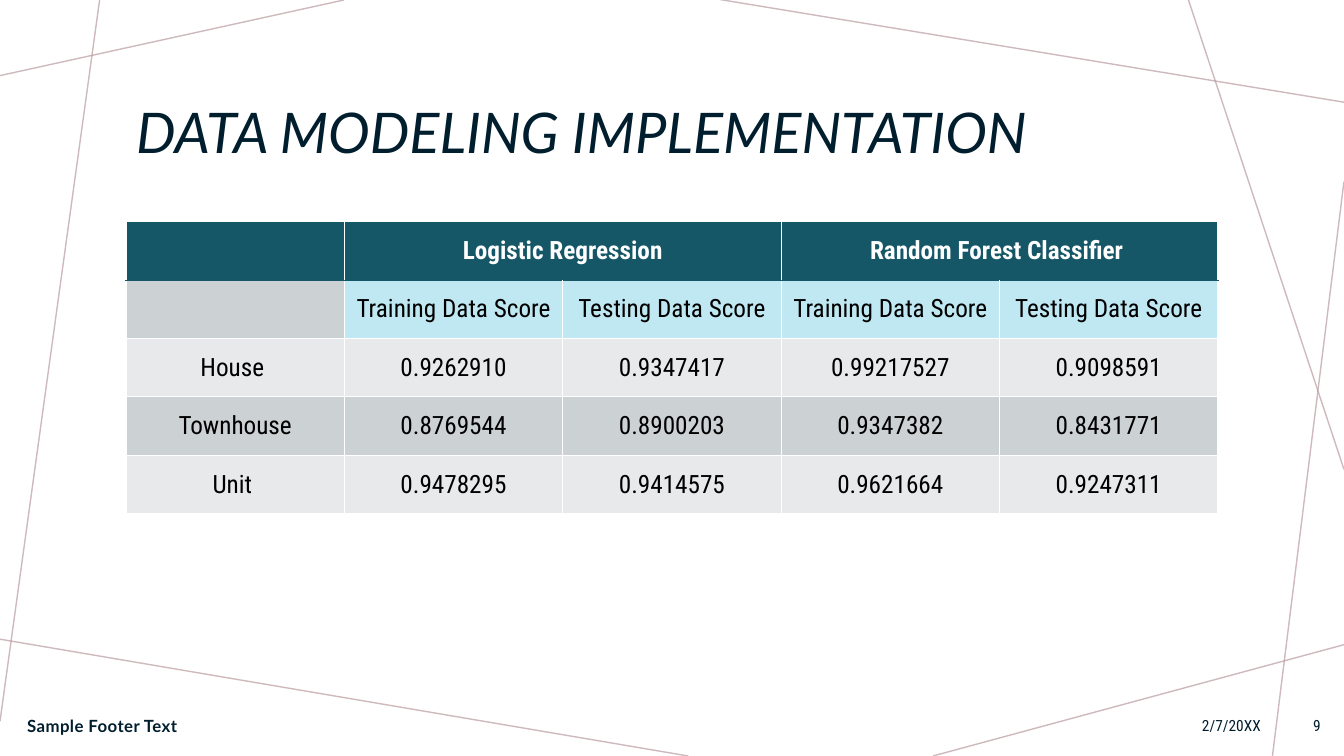
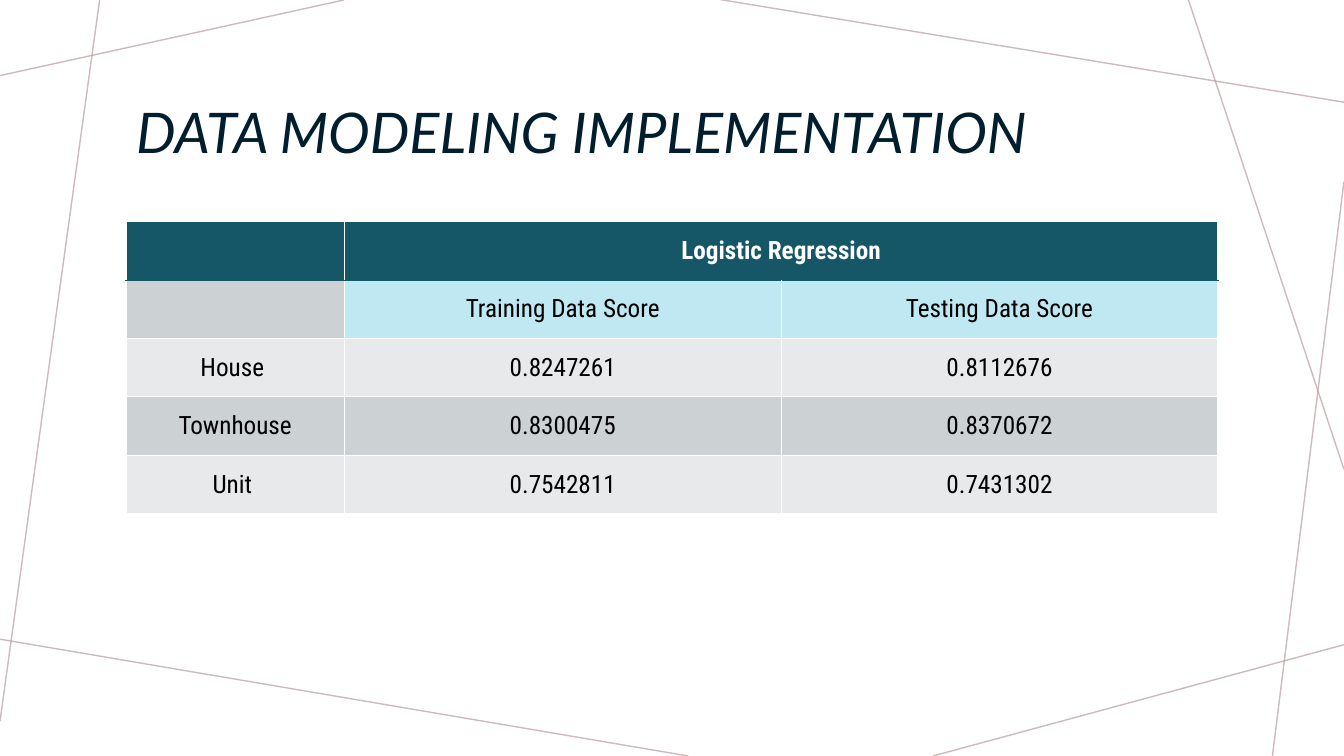
Before and after one commit to Anguyensfg/project-4, a slide deck: slide 10 of Project 4.pptx (slide 9 before the commit). Drawn at 1344x756 pixels with LibreOffice and Linux fonts; fonts in the diff are those of the drawing. Boxes give left, top, right and bottom in pixels: in the first picture for what was removed or moved away, otherwise in the second. Text is boxed around its words. In the diff, an @@ line names an element or a change of style, - is before the commit and + after.

Commit message:
updated

```diff
--- a/Project 4.pptx
+++ b/Project 4.pptx
@@ table at <box>126,222,1218,514</box> @@
-column 2: Logistic Regression | Training Data Score | 0.9262910 | 0.8769544 | 0.9478295
-column 3:  | Testing Data Score | 0.9347417 | 0.8900203 | 0.9414575
-column 4: Random Forest Classifier | Training Data Score | 0.99217527 | 0.9347382 | 0.9621664
-column 5:  | Testing Data Score | 0.9098591 | 0.8431771 | 0.9247311
+column 2: Logistic Regression | Training Data Score | 0.8247261 | 0.8300475 | 0.7542811
+column 3:  | Testing Data Score | 0.8112676 | 0.8370672 | 0.7431302
@@ text removed at <box>27,719,177,735</box> @@
-Sample Footer Text
@@ text removed at <box>1202,720,1261,732</box> @@
-2/7/20XX
@@ page number removed at <box>1313,720,1321,731</box> @@
-9
```
Also in this commit, not shown: 7 other slides changed, 1 slide added, 12 slides removed.
